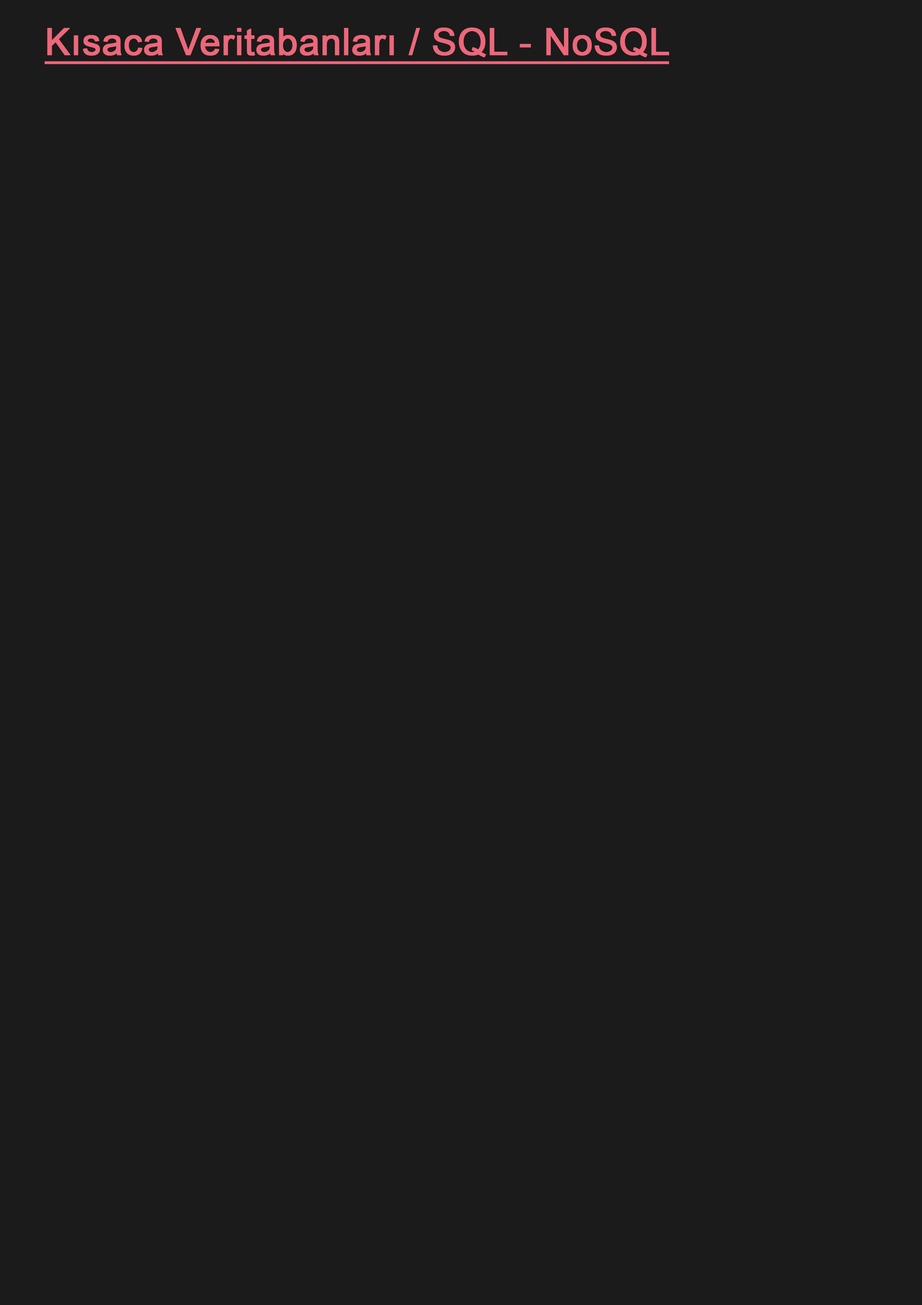
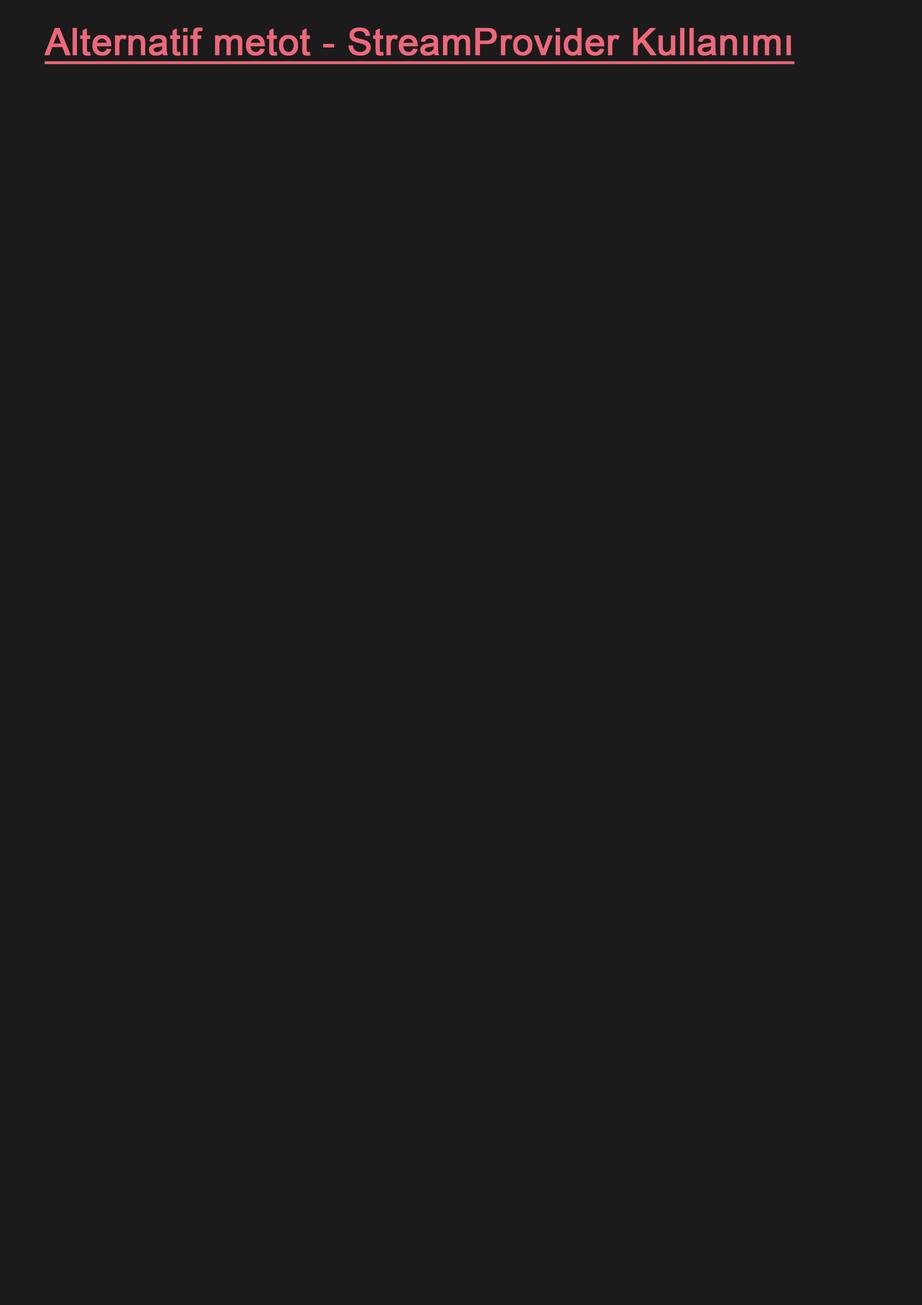
Layer changes from the first 922 × 1305 image to the second:
renamed "Kısaca Veritabanları / SQL - NoSQL" to "Alternatif metot - StreamProvider Kullanımı", painted on it over (44, 27, 795, 65)
